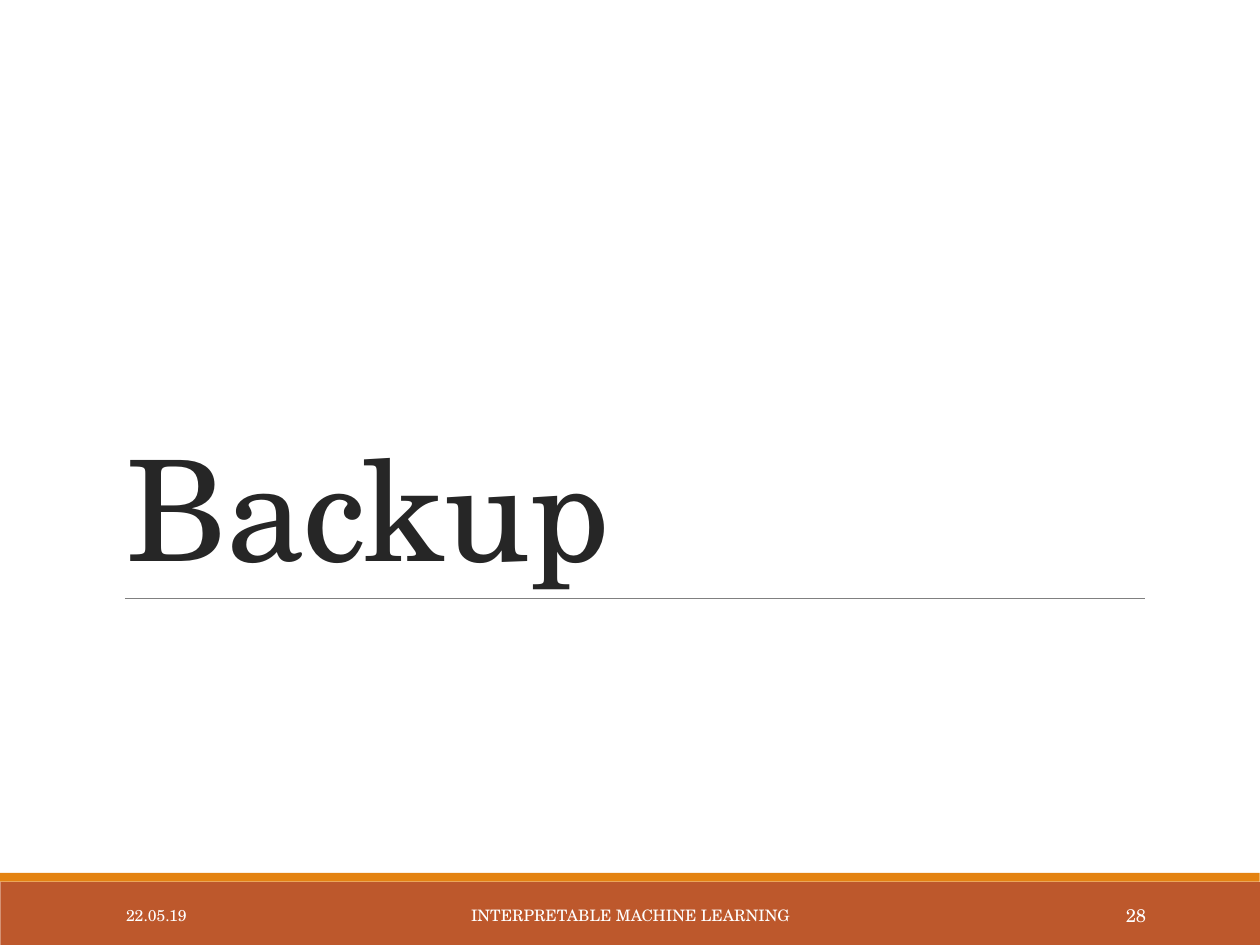
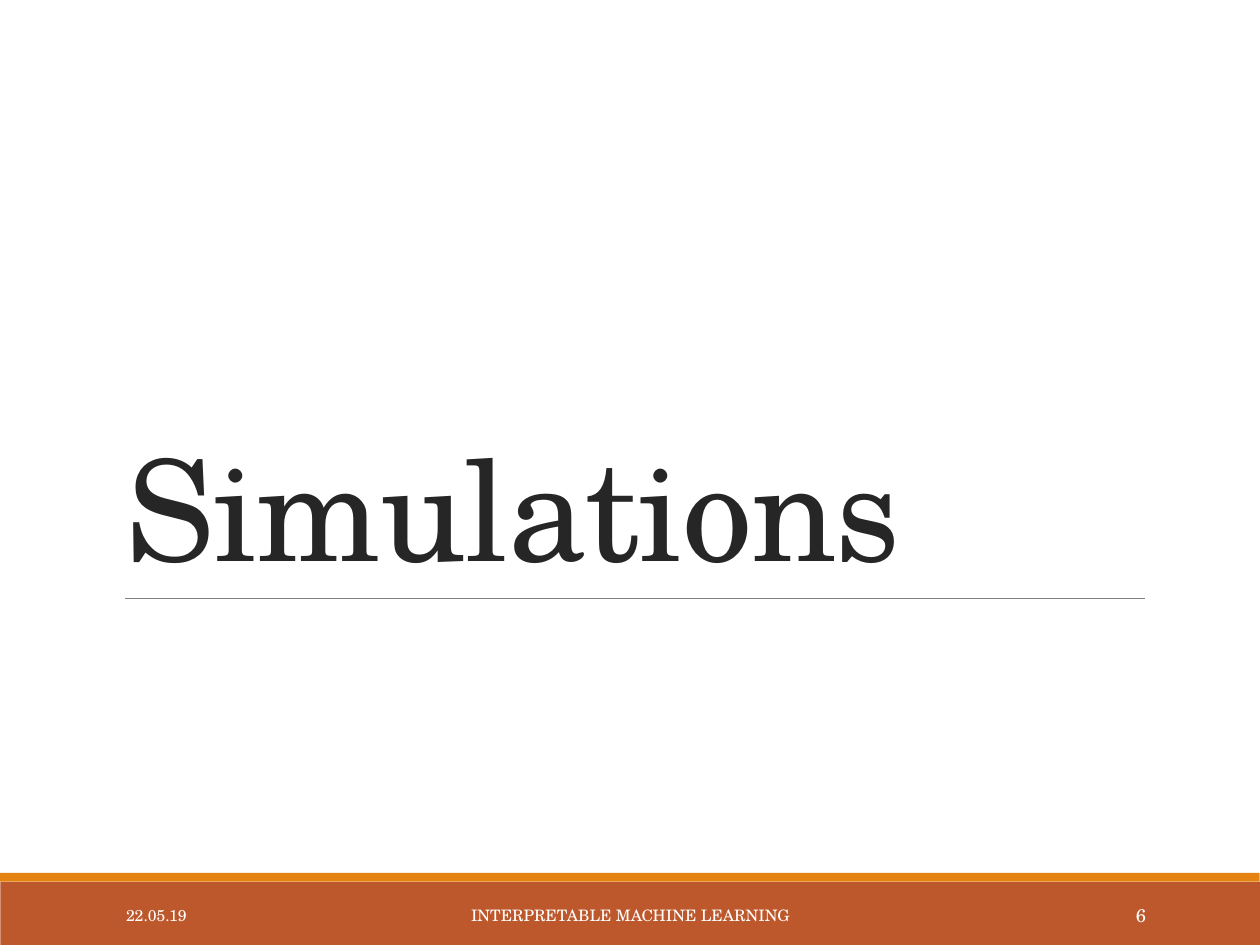
Before and after one commit to slds-lmu/iml_methods_limitations, a slide deck: slide 7 of Slides/LIME-neighbourhood.pptx (slide 29 before the commit). Drawn at 1260x945 pixels with LibreOffice and Linux fonts; fonts in the diff are those of the drawing. Boxes give left, top, right and bottom in pixels: in the first picture for what was removed or moved away, otherwise in the second. Text is boxed around its words. In the diff, an @@ line names an element or a change of style, - is before the commit and + after.

```diff
--- a/Slides/LIME-neighbourhood.pptx
+++ b/Slides/LIME-neighbourhood.pptx
@@ title at [126,458,901,599]: text changed @@
-Backup
+Simulations
@@ page number at [1136,909,1146,922]: text changed @@
-28
+6
```
Also in this commit, not shown: 12 other slides changed, 3 slides added, 5 other files.
